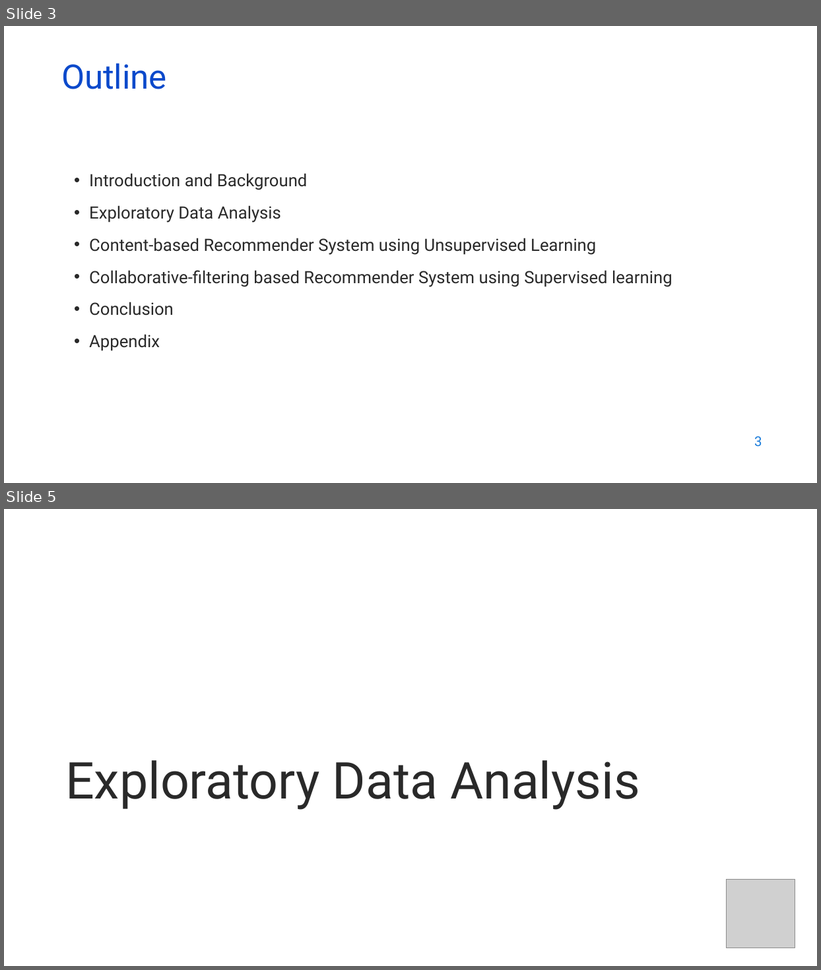
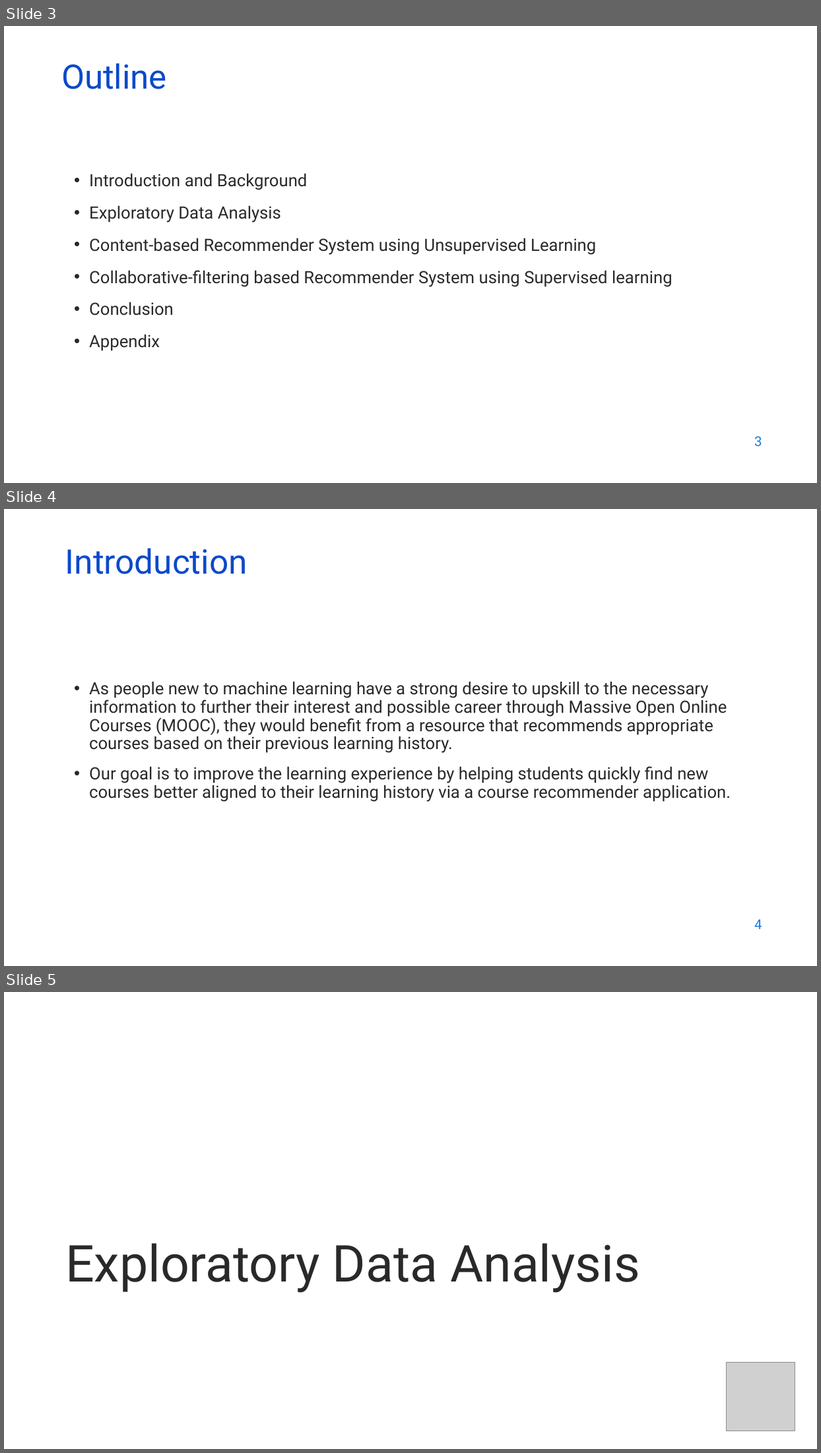
Before and after one commit to kymayodeji/ibm_ml_course, a slide deck: course6_Capstone/ml-capstone-template-coursera.pptx. Shown one above the other, each under a label of ours: slides 3 and 5 before the commit, slides 3, 4 and 5 after it; the slides between them are not shown. The pictures are 821x970 and 821x1453 pixels, drawn with LibreOffice and Linux fonts; fonts in the diff are those of the drawing; grey boxes stand for pictures; background and template pictures are left out. Boxes give left, top, right and bottom in pixels: in the first picture for what was removed or moved away, otherwise in the second. Text is boxed around its words. In the diff, an @@ line names an element or a change of style, - is before the commit and + after.

Commit message:
completed the intro and eda slides

```diff
--- a/course6_Capstone/ml-capstone-template-coursera.pptx
+++ b/course6_Capstone/ml-capstone-template-coursera.pptx
@@ slide 4 added at <box>4,509,817,966</box>, background picture (left out) @@
@@ text added at <box>65,548,248,574</box>, 40 pt, text #0B49CB @@
+Introduction
@@ text added at <box>89,681,731,802</box>, 20 pt, text #292929 @@
+• As people new to machine learning have a strong desire to upskill to the necessary information to further their interest and possible career through Massive Open Online Courses (MOOC), they would benefit from a resource that recommends appropriate courses based on their previous learning history.
+• Our goal is to improve the learning experience by helping students quickly find new courses better aligned to their learning history via a course recommender application.
@@ page number added at <box>754,920,762,929</box>, 16 pt, text #1C7DDB @@
+4
```
Also in this commit, not shown: 5 slides changed, 1 slide removed, 1 other file.
